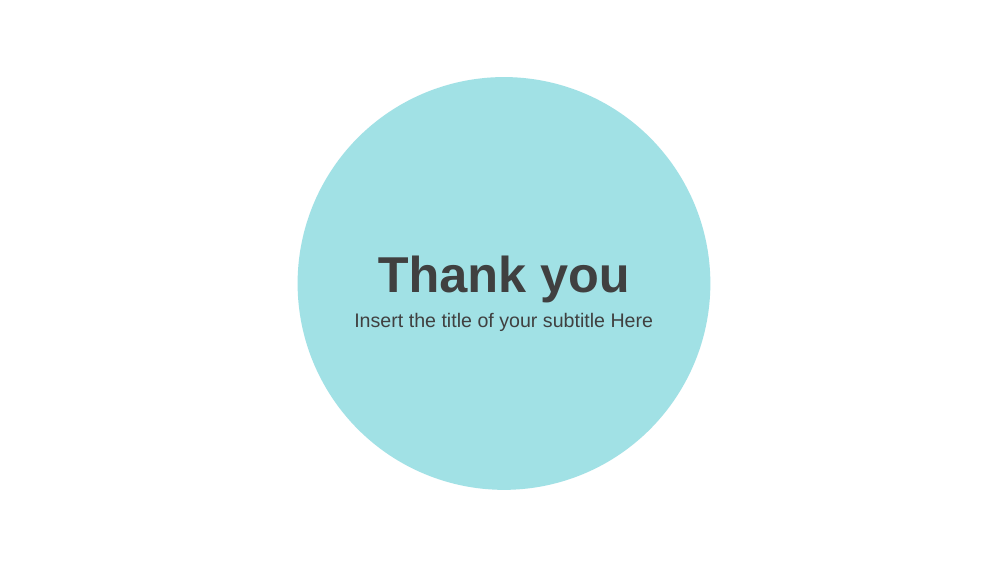
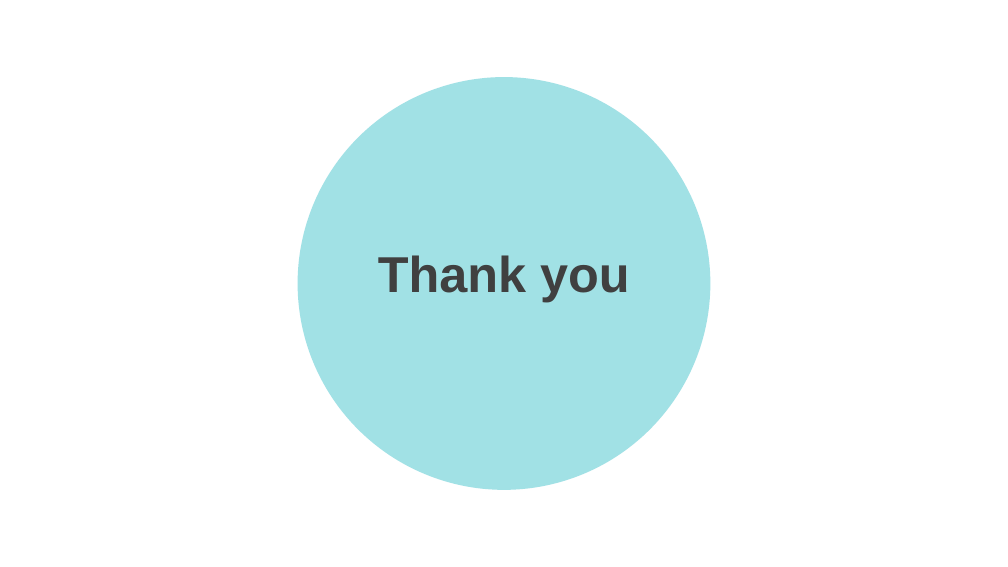
Before and after one commit to FiProMII/MCC_Compensation, a slide deck: slide 12 of doc/Final Project Presentation.pptx. Drawn at 1008x567 pixels with LibreOffice and Linux fonts; fonts in the diff are those of the drawing; background and template pictures are left out. Boxes give left, top, right and bottom in pixels: in the first picture for what was removed or moved away, otherwise in the second. Text is boxed around its words. In the diff, an @@ line names an element or a change of style, - is before the commit and + after.

```diff
--- a/doc/Final Project Presentation.pptx
+++ b/doc/Final Project Presentation.pptx
@@ text removed at <box>354,313,654,331</box> @@
-Insert the title of your subtitle Here
```
Also in this commit, not shown: 29 other files.
